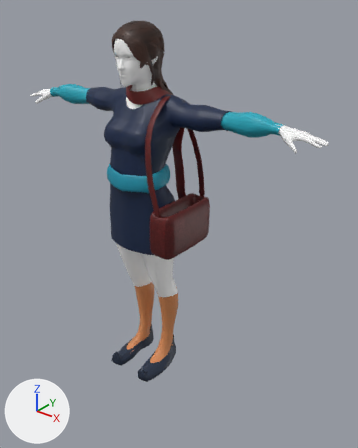
The FBX model Unity_Files/Assets/Meshes/Zenobia/zenobia_v14_004.fbx as it was, and as the next commit left it.
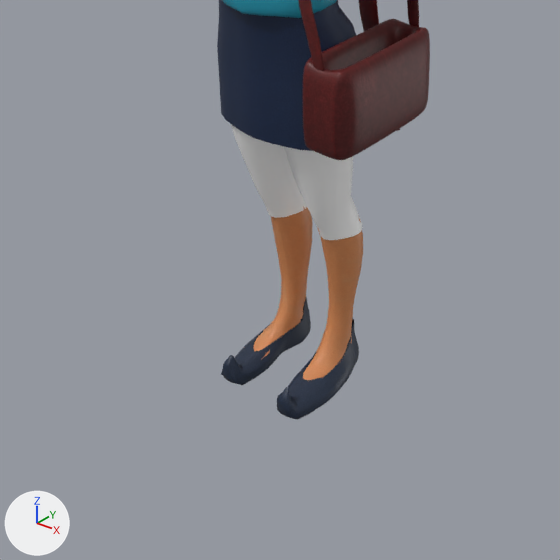
Each version appears first whole from a 50 mm camera at (1.448, -1.553, 1.835) aimed at (0.099, 0.133, 0.789), and next in a close-up on the part from 2% to 76% of the width and 41% to 100% of the height. The lights are fixed; the arrows at lower left show +X, +Y and +Z. Where no turn or scale is listed for an object, it has been applied to the vertices.

Objects in the first close-up: 'pantsLegs:polySurface1', 'shoes:polySurface1', 'zen_Legs', 'zen_bag', 'zen_belt', 'zen_skirt'.
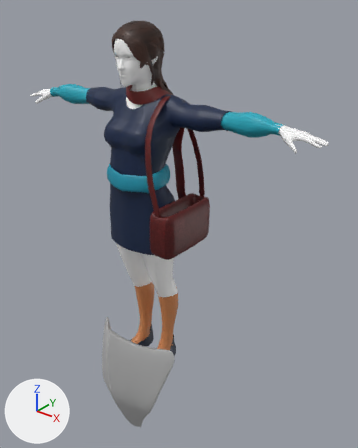
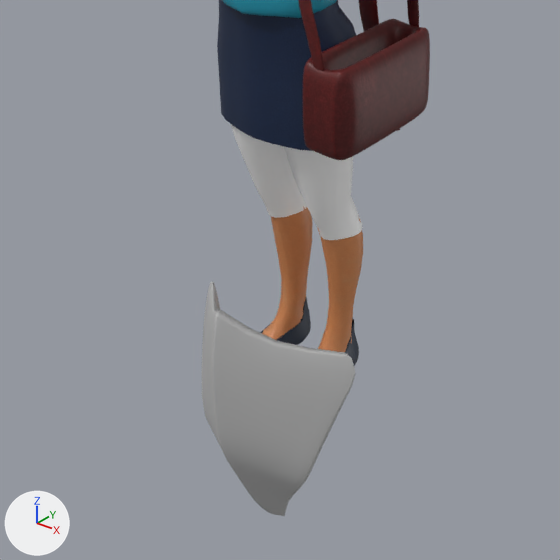
Where the change shows, as pixel boxes [x1, y1, x2, y2] in the close-ups (560 x 560 px):
'Mesh', added: after [202, 282, 355, 516]
'shoes:polySurface1', unchanged, covered by the edit: before [221, 297, 359, 419]; after [260, 297, 359, 366]

The change in detail:
Material 'lambert2' (mat_lambert2) is new.
Its base color is (0.5, 0.5, 0.5) (grey #bcbcbc).
Mesh me_mesh_016 is new.
It has 522 vertices, 520 faces and spans x -0.243..0.243, y -2.105..-1.885, z -0.198..0.543.
It uses material mat_lambert2 (grey #bcbcbc).
Object 'Mesh' (ob_mesh) is new; it shows me_mesh_016.
Its location is (0.0, 1.805, -0.193).
